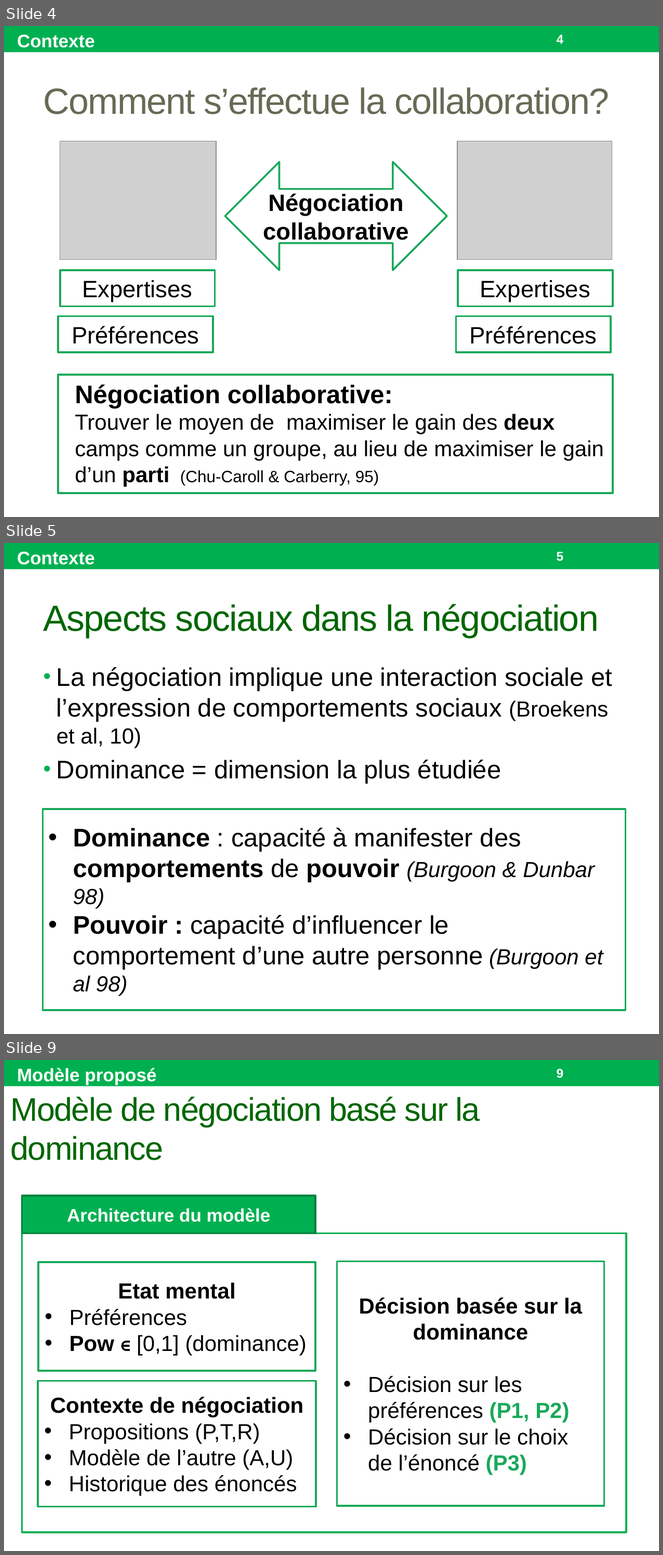
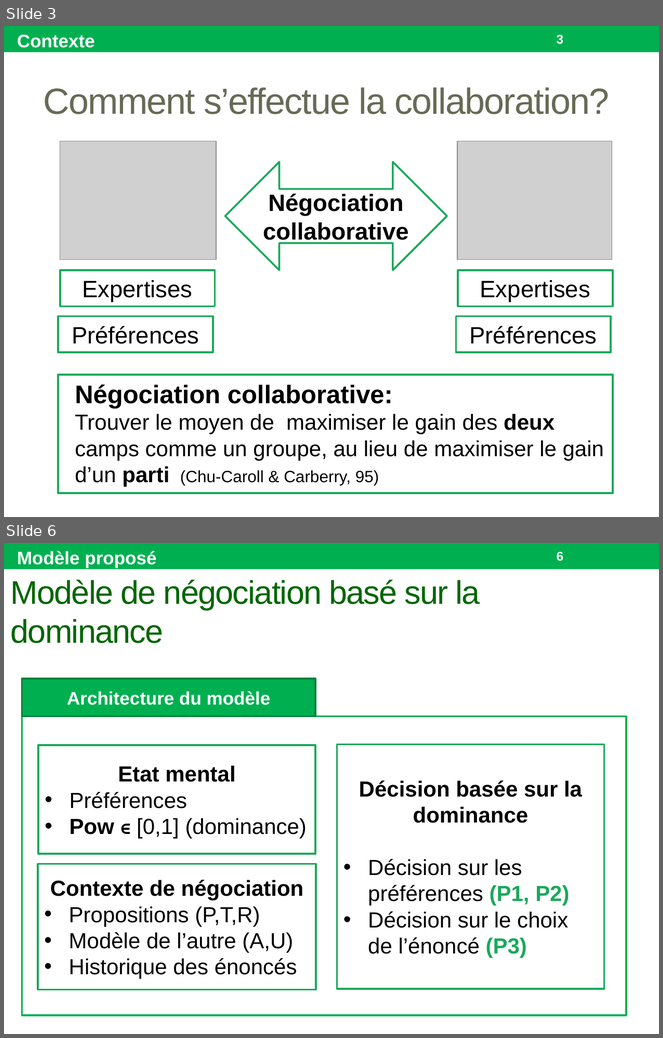
Before and after one commit to Olydia/Discolog, a slide deck: papers/Presentations/GT ACAI 17/GT.pptx. Shown one above the other, each under a label of ours: slides 4, 5 and 9 before the commit, slides 3 and 6 after it; the slides between them are not shown. The pictures are 663x1555 and 663x1038 pixels, drawn with LibreOffice and Linux fonts; fonts in the diff are those of the drawing; grey boxes stand for pictures. Boxes give left, top, right and bottom in pixels: in the first picture for what was removed or moved away, otherwise in the second. Text is boxed around its words. In the diff, an @@ line names an element or a change of style, - is before the commit and + after.

```diff
--- a/papers/Presentations/GT ACAI 17/GT.pptx
+++ b/papers/Presentations/GT ACAI 17/GT.pptx
@@ slide 5 removed at (4,543,659,1034), background #FFFFFF; not listed: 1 template element that a slide beside it also shows @@
@@ text removed at (17,551,95,565) @@
-Contexte
@@ page number removed at (557,552,564,561) @@
-5
@@ title removed at (44,604,599,638) @@
-Aspects sociaux dans la négociation
@@ text removed at (57,667,612,784) @@
-• La négociation implique une interaction sociale et l’expression de comportements sociaux (Broekens et al, 10)
-• Dominance = dimension la plus étudiée
@@ rectangle removed at (42,809,626,1010) @@
@@ text removed at (73,828,603,996) @@
-• Dominance : capacité à manifester des comportements de pouvoir (Burgoon & Dunbar 98)
-• Pouvoir : capacité d’influencer le comportement d’une autre personne (Burgoon et al 98)
@@ what was slide 4 is now slide 3 @@
@@ page number at (557,35,564,44): text changed @@
-4
+3
@@ what was slide 9 is now slide 6 @@
@@ page number at (557,552,564,561): text changed @@
-9
+6
```
Also in this commit, not shown: 5 slides changed, 5 slides added, 9 other slides removed, 2 other files.
